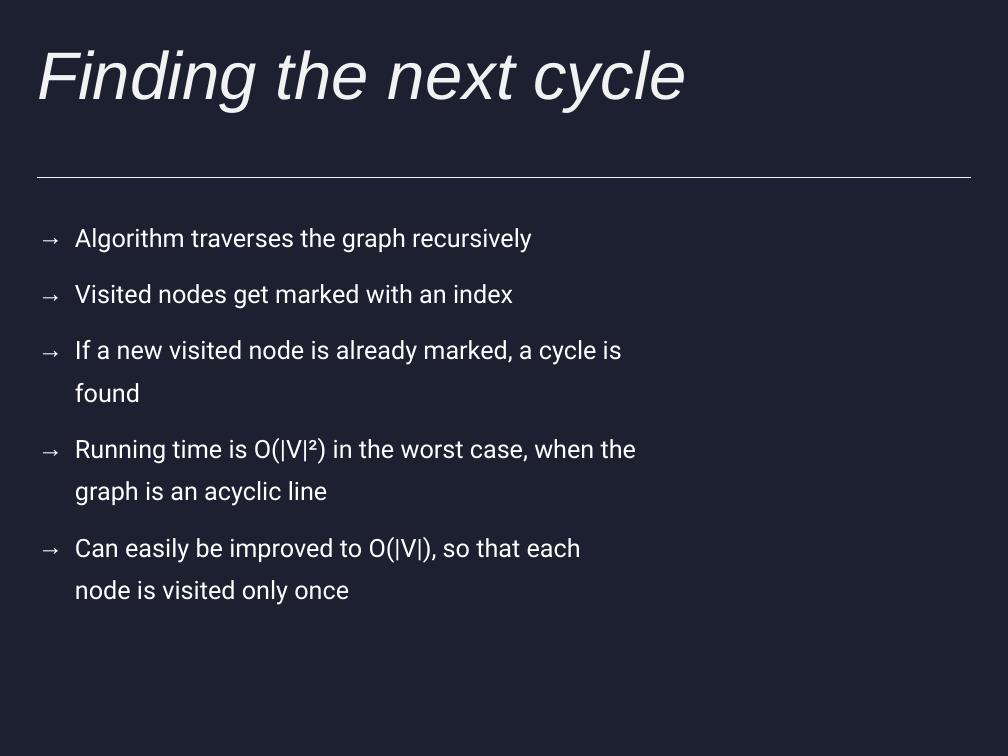
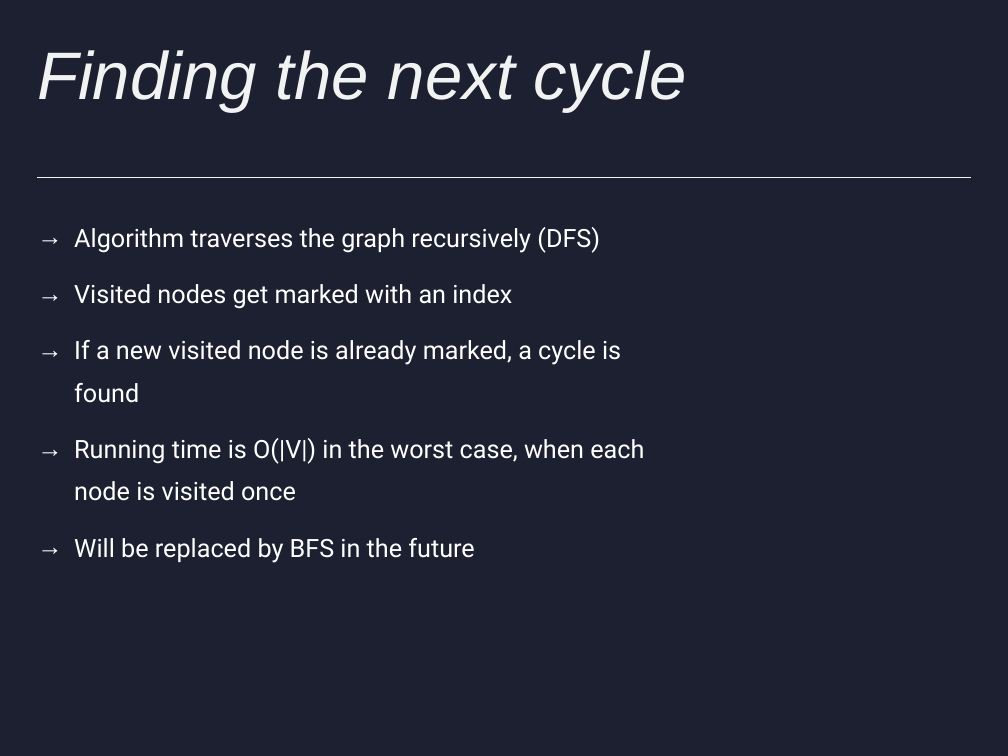
Before and after one commit to HenriDickel/DFVS-Solver, a slide deck: slide 5 of DFVS_Solver/out/production/DFVS_Solver/presentations/Präsentation.pptx. Drawn at 1008x756 pixels with LibreOffice and Linux fonts; fonts in the diff are those of the drawing. Boxes give left, top, right and bottom in pixels: in the first picture for what was removed or moved away, otherwise in the second. Text is boxed around its words. In the diff, an @@ line names an element or a change of style, - is before the commit and + after.

```diff
--- a/DFVS_Solver/out/production/DFVS_Solver/presentations/Präsentation.pptx
+++ b/DFVS_Solver/out/production/DFVS_Solver/presentations/Präsentation.pptx
@@ text at [74,227,600,253]: text changed @@
-→ Algorithm traverses the graph recursively
+→ Algorithm traverses the graph recursively (DFS)
@@ text at [74,438,644,563]: text changed @@
-→ Running time is O(|V|²) in the worst case, when the graph is an acyclic line
-→ Can easily be improved to O(|V|), so that each node is visited only once
+→ Running time is O(|V|) in the worst case, when each node is visited once
+→ Will be replaced by BFS in the future
```
Also in this commit, not shown: 13 other slides changed, 4 slides added, 5 slides removed, 49 other files.
